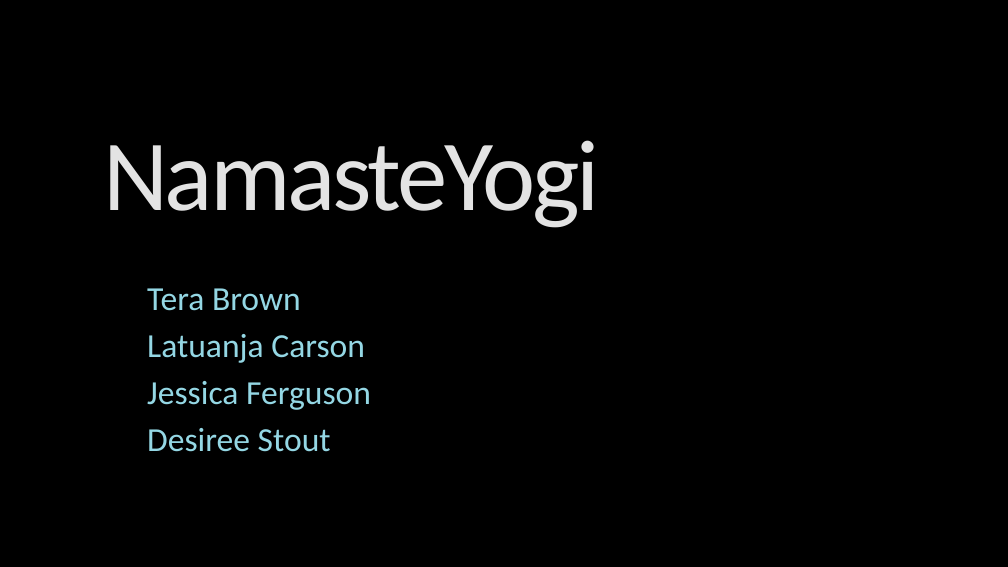
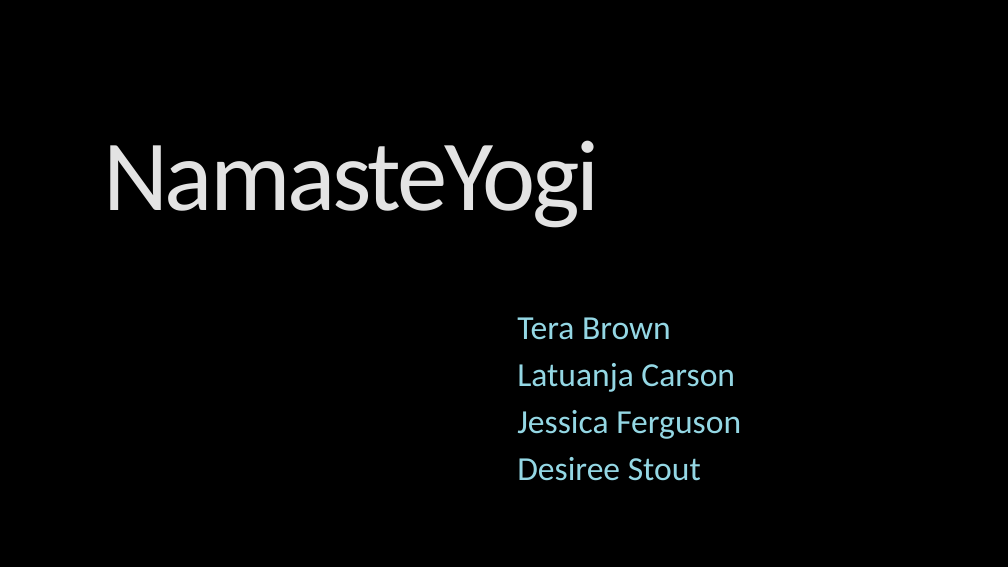
Before and after one commit to DesCoding/NamasteYogi2.0, a slide deck: slide 1 of Assets/NYSlides.pptx. Drawn at 1008x567 pixels with LibreOffice and Linux fonts; fonts in the diff are those of the drawing; background and template pictures are left out. Boxes give left, top, right and bottom in pixels: in the first picture for what was removed or moved away, otherwise in the second. Text is boxed around its words. In the diff, an @@ line names an element or a change of style, - is before the commit and + after.

```diff
--- a/Assets/NYSlides.pptx
+++ b/Assets/NYSlides.pptx
@@ subtitle "Tera Brown": place and size @@
-subtitle "Tera Brown" at box(147, 288, 371, 452)
+subtitle "Tera Brown" at box(517, 317, 741, 481)
```
Also in this commit, not shown: 3 other slides changed, 2 slides added, 2 slides removed, 5 other files.
